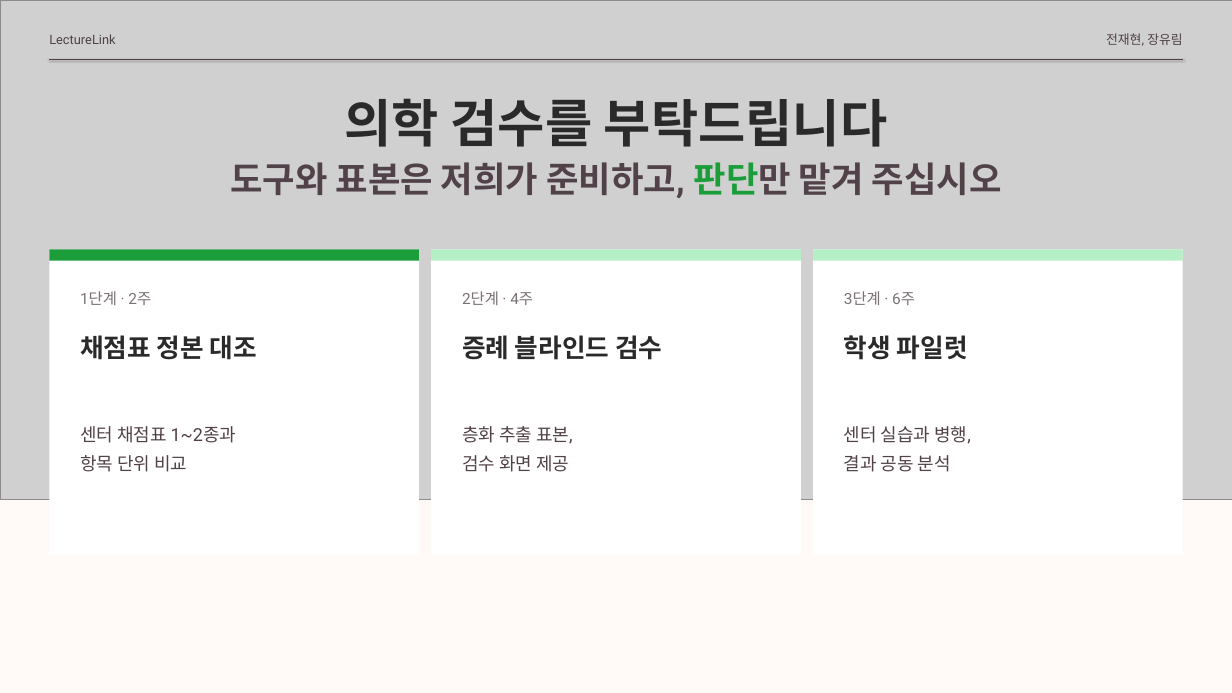
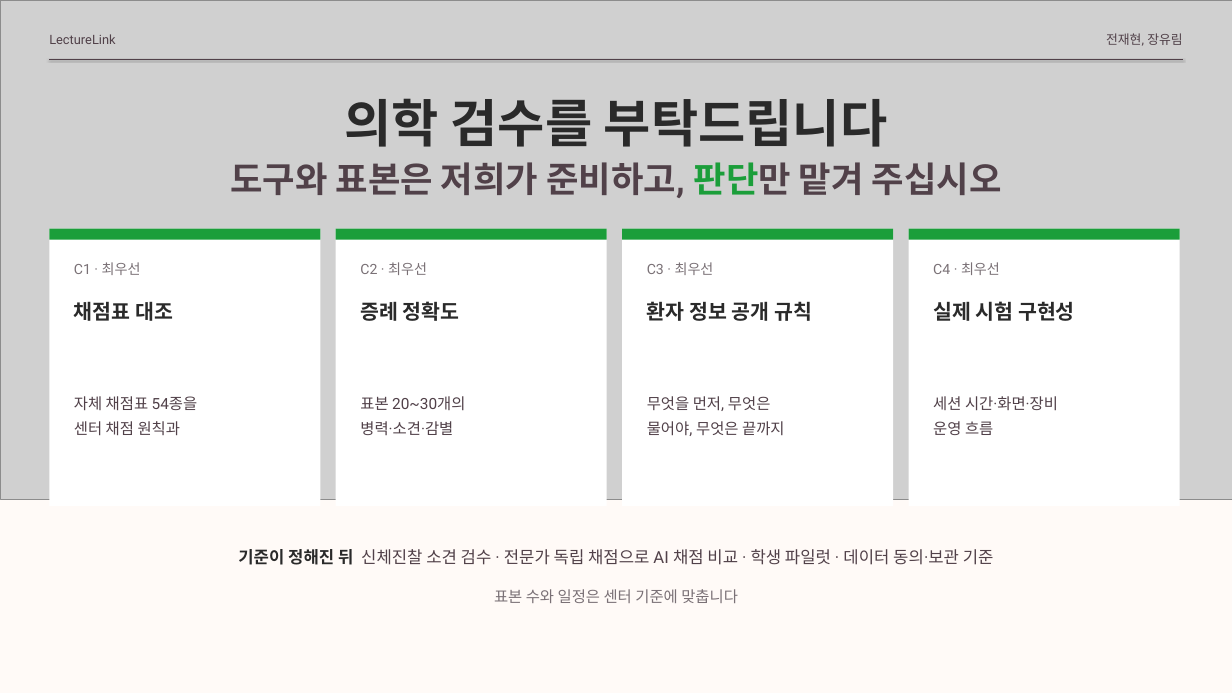
Before and after one commit to lecturelink0-hash/lecturelink, a slide deck: slide 8 of docs/keimyung-proposal/렉처링크_CPX_임상수기센터_협업제안.pptx. Drawn at 1232x693 pixels with LibreOffice and Linux fonts; fonts in the diff are those of the drawing; grey boxes stand for pictures. Boxes give left, top, right and bottom in pixels: in the first picture for what was removed or moved away, otherwise in the second. Text is boxed around its words. In the diff, an @@ line names an element or a change of style, - is before the commit and + after.

```diff
--- a/docs/keimyung-proposal/렉처링크_CPX_임상수기센터_협업제안.pptx
+++ b/docs/keimyung-proposal/렉처링크_CPX_임상수기센터_협업제안.pptx
@@ rectangle: place and size @@
-rectangle at bbox=[49, 249, 419, 261]
+rectangle at bbox=[49, 229, 321, 240]
@@ rectangle: place and size @@
-rectangle at bbox=[49, 249, 419, 554]
+rectangle at bbox=[49, 229, 321, 506]
@@ rectangle: place and size @@
-rectangle at bbox=[431, 249, 801, 554]
+rectangle at bbox=[336, 229, 607, 506]
@@ rectangle: place and size @@
-rectangle at bbox=[431, 249, 801, 261]
+rectangle at bbox=[336, 229, 607, 240]
@@ rectangle at bbox=[336, 229, 607, 240]: fill #B5EFC6 to #1B9E3A @@
@@ rectangle: place and size @@
-rectangle at bbox=[813, 249, 1183, 554]
+rectangle at bbox=[622, 229, 893, 506]
@@ rectangle at bbox=[622, 229, 893, 240]: fill #B5EFC6 to #1B9E3A @@
@@ rectangle: place and size @@
-rectangle at bbox=[813, 249, 1183, 261]
+rectangle at bbox=[622, 229, 893, 240]
@@ rectangle added at bbox=[909, 229, 1180, 506], fill #FFFFFF @@
@@ rectangle added at bbox=[909, 229, 1180, 240], fill #1B9E3A @@
@@ text at bbox=[74, 262, 141, 275]: text changed; size 24 to 22 pt @@
-1단계 · 2주
+C1 · 최우선
@@ text at bbox=[360, 262, 427, 275]: text changed; size 24 to 22 pt @@
-2단계 · 4주
+C2 · 최우선
@@ text added at bbox=[647, 262, 714, 275], 22 pt, text #7A7176 @@
+C3 · 최우선
@@ text added at bbox=[933, 262, 1000, 275], 22 pt, text #7A7176 @@
+C4 · 최우선
@@ text removed at bbox=[844, 291, 915, 305] @@
-3단계 · 6주
@@ text at bbox=[74, 301, 173, 321]: text changed; size 40 to 32 pt @@
-채점표 정본 대조
+채점표 대조
@@ text at bbox=[360, 301, 460, 321]: text changed; size 40 to 32 pt @@
-증례 블라인드 검수
+증례 정확도
@@ text added at bbox=[647, 301, 812, 321], 32 pt, text #2A2A2A, bold @@
+환자 정보 공개 규칙
@@ text added at bbox=[933, 301, 1075, 321], 32 pt, text #2A2A2A, bold @@
+실제 시험 구현성
@@ text removed at bbox=[844, 335, 968, 360] @@
-학생 파일럿
@@ text at bbox=[74, 396, 198, 436]: text changed; size 28 to 24 pt @@
-센터 채점표 1~2종과
-항목 단위 비교
+자체 채점표 54종을
+센터 채점 원칙과
@@ text at bbox=[360, 396, 465, 435]: text changed; size 28 to 24 pt @@
-층화 추출 표본,
-검수 화면 제공
+표본 20~30개의
+병력·소견·감별
@@ text added at bbox=[647, 396, 785, 436], 24 pt, text #514149 @@
+무엇을 먼저, 무엇은
+물어야, 무엇은 끝까지
@@ text added at bbox=[933, 396, 1058, 435], 24 pt, text #514149 @@
+세션 시간·화면·장비
+운영 흐름
@@ text removed at bbox=[844, 426, 971, 472] @@
-센터 실습과 병행,
-결과 공동 분석
@@ text added at bbox=[238, 549, 994, 565], 26 pt, text #514149 @@
+기준이 정해진 뒤 신체진찰 소견 검수 · 전문가 독립 채점으로 AI 채점 비교 · 학생 파일럿 · 데이터 동의·보관 기준
@@ text added at bbox=[494, 589, 738, 603], 24 pt, text #7A7176 @@
+표본 수와 일정은 센터 기준에 맞춥니다
```
Also in this commit, not shown: 4 other files.
